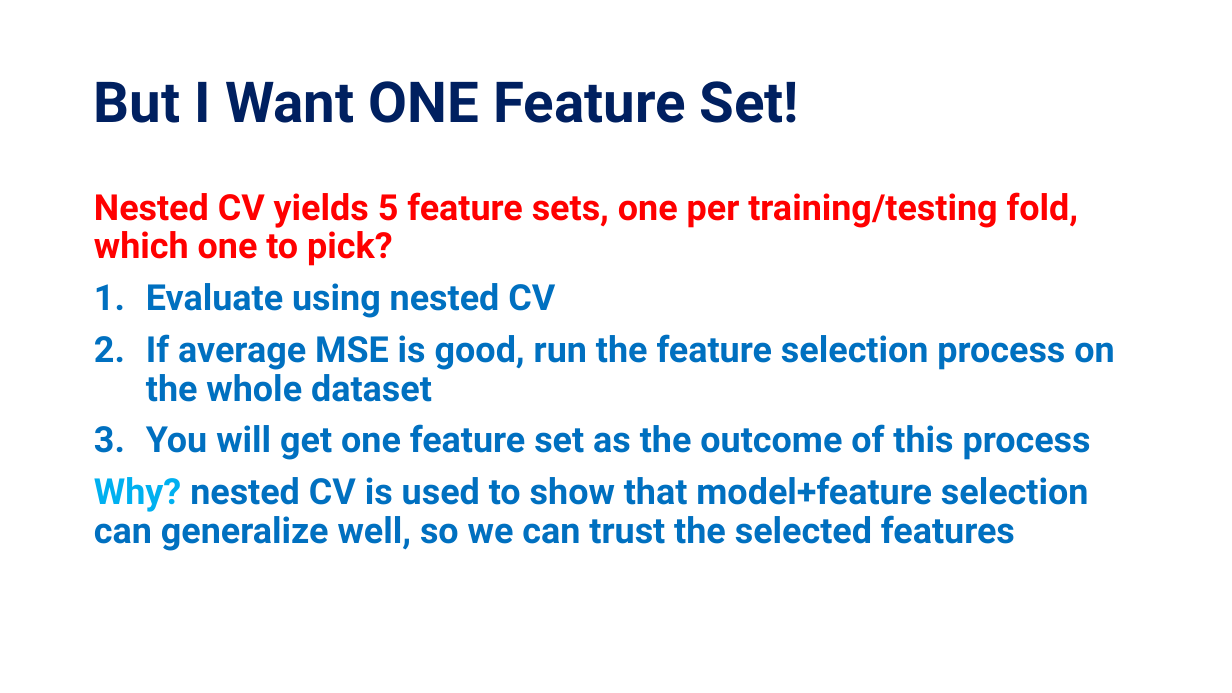
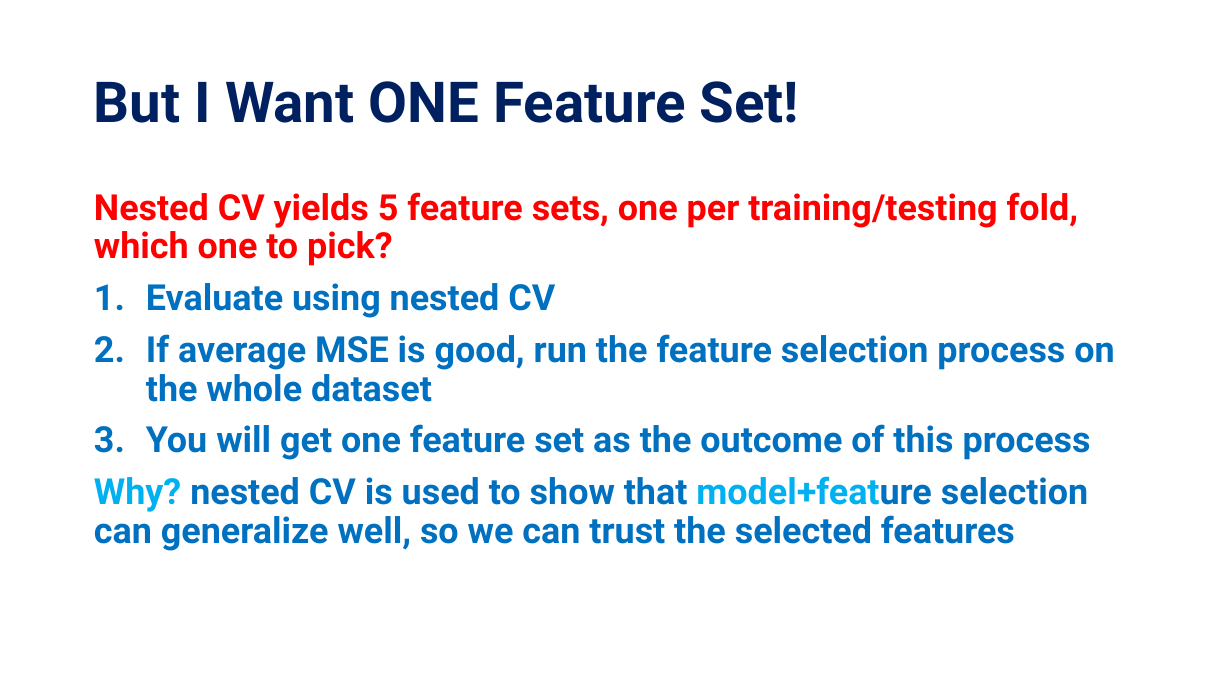
Before and after one commit to KISRDevelopment/python-ml-2025, a slide deck: slide 9 of slides/block6.pptx. Drawn at 1232x693 pixels with LibreOffice and Linux fonts; fonts in the diff are those of the drawing. Boxes give left, top, right and bottom in pixels: in the first picture for what was removed or moved away, otherwise in the second. Text is boxed around its words. In the diff, an @@ line names an element or a change of style, - is before the commit and + after.

```diff
--- a/slides/block6.pptx
+++ b/slides/block6.pptx
@@ text at <box>94,476,1089,551</box>: text colour #0070C0 to #00B0F0 in "model+feature" @@
```
Also in this commit, not shown: 1 other slide changed, 1 other file.
